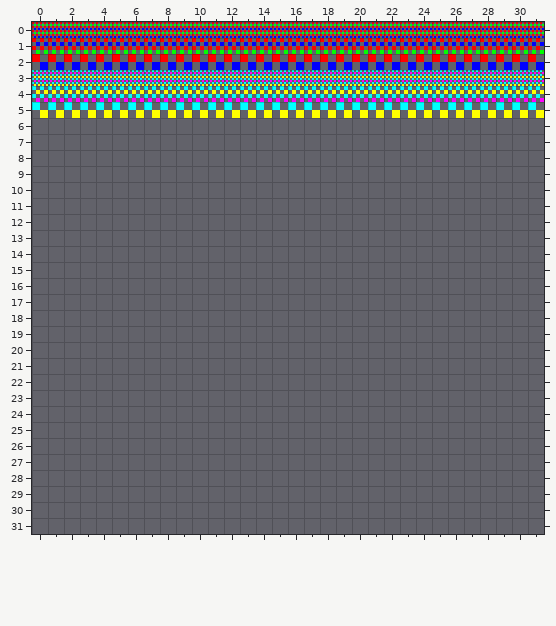
Level history. Tiled map: 8x82bpp.tmx. Above: the version before the commit.
Cells are 8x8 px. Shown: x 0..31, y 0..31.
After the commit:
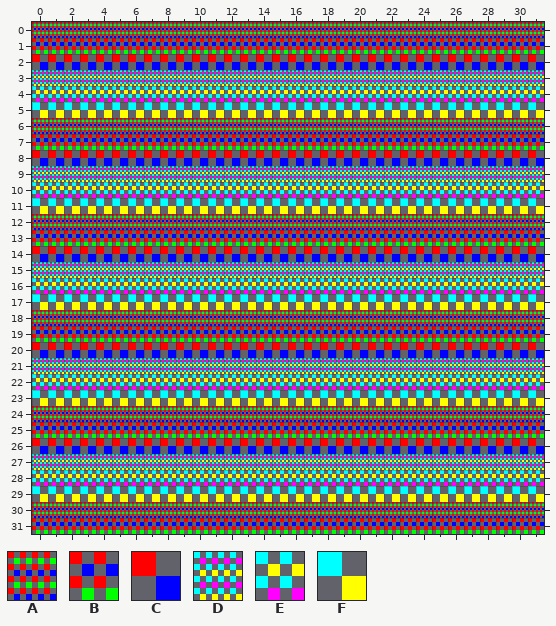
Key: from "8X82BPPT.BIN.0": A 1, B 2, C 3; from "8X82BPPT.BIN.1": D 1, E 2, F 3.
_ is an empty cell, . an unchanged one.
Difference:
--- layer "l0"
@@ x 0..31 @@
- 6 ________________________________
- 7 ________________________________
- 8 ________________________________
- 9 ________________________________
-10 ________________________________
-11 ________________________________
-12 ________________________________
-13 ________________________________
-14 ________________________________
-15 ________________________________
-16 ________________________________
-17 ________________________________
-18 ________________________________
-19 ________________________________
-20 ________________________________
-21 ________________________________
-22 ________________________________
-23 ________________________________
-24 ________________________________
-25 ________________________________
-26 ________________________________
-27 ________________________________
-28 ________________________________
-29 ________________________________
-30 ________________________________
-31 ________________________________
+ 6 AAAAAAAAAAAAAAAAAAAAAAAAAAAAAAAA
+ 7 BBBBBBBBBBBBBBBBBBBBBBBBBBBBBBBB
+ 8 CCCCCCCCCCCCCCCCCCCCCCCCCCCCCCCC
+ 9 DDDDDDDDDDDDDDDDDDDDDDDDDDDDDDDD
+10 EEEEEEEEEEEEEEEEEEEEEEEEEEEEEEEE
+11 FFFFFFFFFFFFFFFFFFFFFFFFFFFFFFFF
+12 AAAAAAAAAAAAAAAAAAAAAAAAAAAAAAAA
+13 BBBBBBBBBBBBBBBBBBBBBBBBBBBBBBBB
+14 CCCCCCCCCCCCCCCCCCCCCCCCCCCCCCCC
+15 DDDDDDDDDDDDDDDDDDDDDDDDDDDDDDDD
+16 EEEEEEEEEEEEEEEEEEEEEEEEEEEEEEEE
+17 FFFFFFFFFFFFFFFFFFFFFFFFFFFFFFFF
+18 AAAAAAAAAAAAAAAAAAAAAAAAAAAAAAAA
+19 BBBBBBBBBBBBBBBBBBBBBBBBBBBBBBBB
+20 CCCCCCCCCCCCCCCCCCCCCCCCCCCCCCCC
+21 DDDDDDDDDDDDDDDDDDDDDDDDDDDDDDDD
+22 EEEEEEEEEEEEEEEEEEEEEEEEEEEEEEEE
+23 FFFFFFFFFFFFFFFFFFFFFFFFFFFFFFFF
+24 AAAAAAAAAAAAAAAAAAAAAAAAAAAAAAAA
+25 BBBBBBBBBBBBBBBBBBBBBBBBBBBBBBBB
+26 CCCCCCCCCCCCCCCCCCCCCCCCCCCCCCCC
+27 DDDDDDDDDDDDDDDDDDDDDDDDDDDDDDDD
+28 EEEEEEEEEEEEEEEEEEEEEEEEEEEEEEEE
+29 FFFFFFFFFFFFFFFFFFFFFFFFFFFFFFFF
+30 AAAAAAAAAAAAAAAAAAAAAAAAAAAAAAAA
+31 BBBBBBBBBBBBBBBBBBBBBBBBBBBBBBBB
